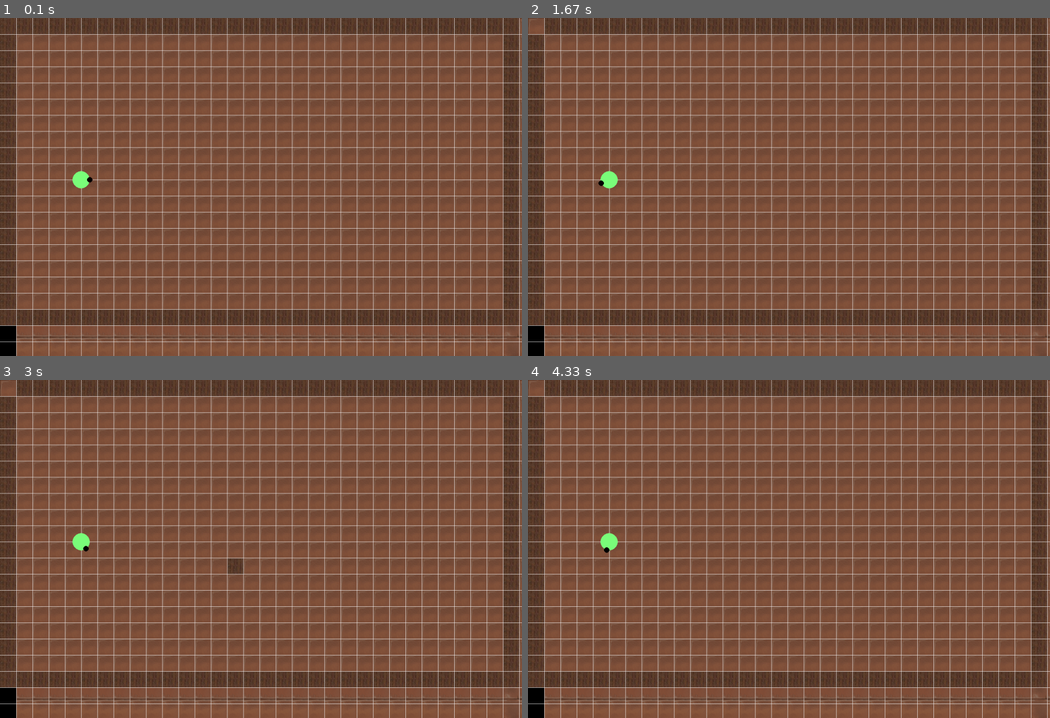
Above: before the commit, frames 1-4 (two rows, left to right).
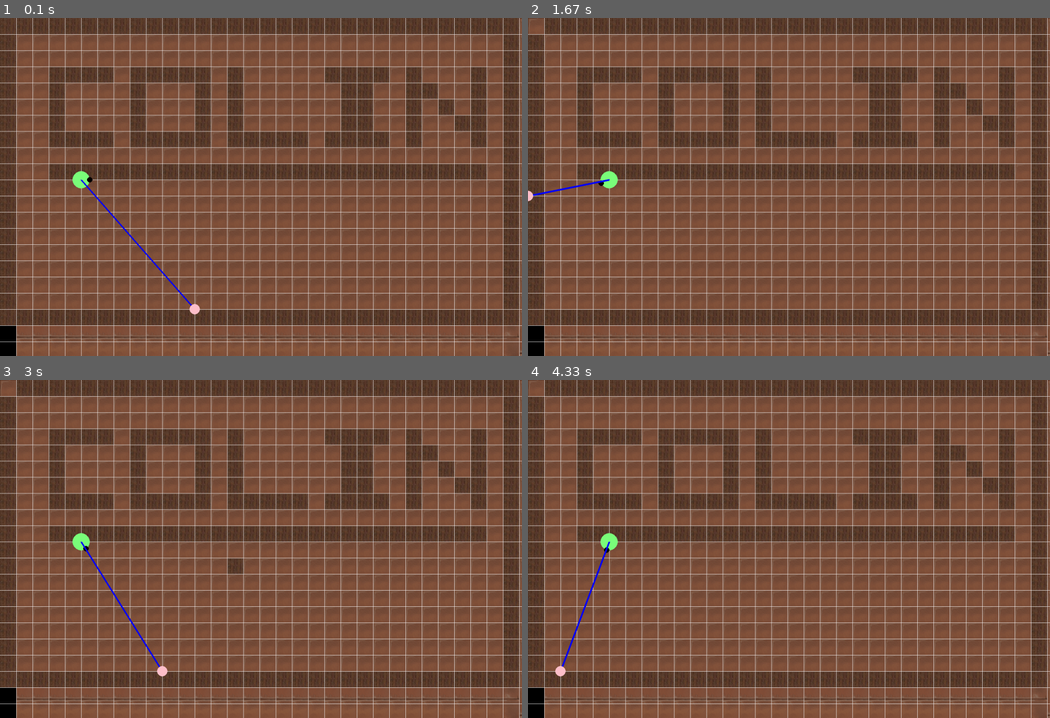
Above: after the commit, the same moments.

Repository: Best-code/Raycast
Game: pygame game, started from game.py
Same seed, same stepped clock (60 frames per second), same inputs: the game is played once before the commit and once after it.
Inputs (mouse positions are in pixels of both pictures, inside the frame that each line leads up to):
- Up to frame 1 (0.1 s): no input
- Up to frame 2 (1.67 s): tap C at 0.33 s; hold Right 0.67-1.13 s; move the mouse to (768, 200) at 0.7 s; hold Right 1.17-1.63 s
- Up to frame 3 (3 s): hold Left 1.67-2.2 s; tap C at 1.82 s; hold Left 2.23-2.63 s; hold Right from 2.67 s (still down)
- Up to frame 4 (4.33 s): release Right at 3.3 s; hold Left 3.33-3.8 s; tap C at 3.48 s; hold Right 3.83-4.3 s

The runs differ from the first frame. In frame 1, 11% of the frame differs, in the area x 9-100%, y 14-100%; in frame 2, 11%; in frame 3, 11%; in frame 4, 11%.

Commit message:
Map editor working

Diff:
--- a/Circle.py
+++ b/Circle.py
@@ -21,9 +21,12 @@
         self.map = map
 
     def placePlanet(self):
+        pass
+    """
       if pygame.key.get_pressed()[K_SPACE]:
         self.keyX = pygame.mouse.get_pos()[0]
         self.keyY = pygame.mouse.get_pos()[1]
+    """
 
     def draw(self, surface):
         self.pos = (self.keyX,self.keyY)
--- a/RaycastGame.py
+++ b/RaycastGame.py
@@ -40,7 +40,6 @@
     def update(self):
       self.planet.update()
       self.wasd.update()
-      self.raycast.update()
 
     def run(self):
         # Game loop.
@@ -61,6 +60,7 @@
             self.update()
             # Draw
             self.draw()
+            self.raycast.update()
 
 
             pygame.display.flip()
--- a/map copy.txt
+++ b/map copy.txt
@@ -1,19 +1,19 @@
-11111111111111111111111111111111
-10000000000000000000000000000001
-10000000000000000000000000000001
-10000000000000000000000000000001
-10000000000000000000000000000001
-10000000000000000000000000000001
-10000000000000000000000000000001
-10000000000000000000000000000001
-10000000000000000000000000000001
-10000000000000000000000000000001
-10000000000000000000000000000001
-10000000000000000000000000000001
-10000000000000000000000000000001
-10000000000000000000000000000001
-10000000000000000000000000000001
-10000000000000000000000000000001
-10000000000000000000000000000001
-10000000000000000000000000000001
-11111111111111111111111111111111
+1 1 1 1 1 1 1 1 1 1 1 1 1 1 1 1 1 1 1 1 1 1 1 1 1 1 1 1 1 1 1 1
+1 0 0 0 0 0 0 0 0 0 0 0 0 0 0 0 0 0 0 0 0 0 0 0 0 0 0 0 0 0 0 1
+1 0 0 0 0 0 0 0 0 0 0 0 0 0 0 0 0 0 0 0 0 0 0 0 0 0 0 0 0 0 0 1
+1 0 0 0 0 0 0 0 0 0 0 0 0 0 0 0 0 0 0 0 0 0 0 0 0 0 0 0 0 0 0 1
+1 0 0 0 0 0 0 0 0 0 0 0 0 0 0 0 0 0 0 0 0 0 0 0 0 0 0 0 0 0 0 1
+1 0 0 0 0 0 0 0 0 0 0 0 0 0 0 0 0 0 0 0 0 0 0 0 0 0 0 0 0 0 0 1
+1 0 0 0 0 0 0 0 0 0 0 0 0 0 0 0 0 0 0 0 0 0 0 0 0 0 0 0 0 0 0 1
+1 0 0 0 0 0 0 0 0 0 0 0 0 0 0 0 0 0 0 0 0 0 0 0 0 0 0 0 0 0 0 1
+1 0 0 0 0 0 0 0 0 0 0 0 0 0 0 0 0 0 0 0 0 0 0 0 0 0 0 0 0 0 0 1
+1 0 0 0 0 0 0 0 0 0 0 0 0 0 0 0 0 0 0 0 0 0 0 0 0 0 0 0 0 0 0 1
+1 0 0 0 0 0 0 0 0 0 0 0 0 0 0 0 0 0 0 0 0 0 0 0 0 0 0 0 0 0 0 1
+1 0 0 0 0 0 0 0 0 0 0 0 0 0 0 0 0 0 0 0 0 0 0 0 0 0 0 0 0 0 0 1
+1 0 0 0 0 0 0 0 0 0 0 0 0 0 0 0 0 0 0 0 0 0 0 0 0 0 0 0 0 0 0 1
+1 0 0 0 0 0 0 0 0 0 0 0 0 0 0 0 0 0 0 0 0 0 0 0 0 0 0 0 0 0 0 1
+1 0 0 0 0 0 0 0 0 0 0 0 0 0 0 0 0 0 0 0 0 0 0 0 0 0 0 0 0 0 0 1
+1 0 0 0 0 0 0 0 0 0 0 0 0 0 0 0 0 0 0 0 0 0 0 0 0 0 0 0 0 0 0 1
+1 0 0 0 0 0 0 0 0 0 0 0 0 0 0 0 0 0 0 0 0 0 0 0 0 0 0 0 0 0 0 1
+1 0 0 0 0 0 0 0 0 0 0 0 0 0 0 0 0 0 0 0 0 0 0 0 0 0 0 0 0 0 0 1
+1 1 1 1 1 1 1 1 1 1 1 1 1 1 1 1 1 1 1 1 1 1 1 1 1 1 1 1 1 1 1 1
--- a/map.py
+++ b/map.py
@@ -34,7 +34,6 @@
         """
         self.gameMap=[[""]*33]*19
         self.loadMap()
-        #self.printMap()
         self.wallMap = {}
         self.getMap()
 
@@ -46,12 +45,6 @@
         with open("map.txt") as file:
             for indexY, line in enumerate(file):
                 self.gameMap[indexY] = line.split(' ')
-
-        self.printMap()
-
-    def printMap(self):
-        for y in self.gameMap:
-            print(y)
 
     def editMap(self):
         if not pygame.key.get_pressed()[K_c]:
@@ -68,6 +61,11 @@
             self.gameMap[mouseY][mouseX] = "1"
         self.wallMap.clear()
         self.getMap()
+
+        with open("map.txt", 'w') as file:
+            for y in self.gameMap:
+                for x in y:
+                    file.write(x+(" " if x!= "\n" else ""))
 
     def update(self):
         self.editMap()
--- a/map.txt
+++ b/map.txt
@@ -1,13 +1,13 @@
 1 1 1 1 1 1 1 1 1 1 1 1 1 1 1 1 1 1 1 1 1 1 1 1 1 1 1 1 1 1 1 1
 1 _ _ _ _ _ _ _ _ _ _ _ _ _ _ _ _ _ _ _ _ _ _ _ _ _ _ _ _ _ _ 1
 1 _ _ _ _ _ _ _ _ _ _ _ _ _ _ _ _ _ _ _ _ _ _ _ _ _ _ _ _ _ _ 1
+1 _ _ 1 1 1 1 _ 1 1 1 1 1 _ 1 _ _ _ _ _ 1 1 1 1 _ 1 _ _ _ 1 _ 1
+1 _ _ 1 _ _ _ _ 1 _ _ _ 1 _ 1 _ _ _ _ _ _ 1 1 _ _ 1 1 _ _ 1 _ 1
+1 _ _ 1 _ _ _ _ 1 _ _ _ 1 _ 1 _ _ _ _ _ _ 1 1 _ _ 1 _ 1 _ 1 _ 1
+1 _ _ 1 _ _ _ _ 1 _ _ _ 1 _ 1 _ _ _ _ _ _ 1 1 _ _ 1 _ _ 1 1 _ 1
+1 _ _ 1 1 1 1 _ 1 1 1 1 1 _ 1 1 1 1 1 _ 1 1 1 1 _ 1 _ _ _ 1 _ 1
 1 _ _ _ _ _ _ _ _ _ _ _ _ _ _ _ _ _ _ _ _ _ _ _ _ _ _ _ _ _ _ 1
-1 _ _ _ _ _ _ _ _ _ _ _ _ _ _ _ _ _ _ _ _ _ _ _ _ _ _ _ _ _ _ 1
-1 _ _ _ _ _ _ _ _ _ _ _ _ _ _ _ _ _ _ _ _ _ _ _ _ _ _ _ _ _ _ 1
-1 _ _ _ _ _ _ _ _ _ _ _ _ _ _ _ _ _ _ _ _ _ _ _ _ _ _ _ _ _ _ 1
-1 _ _ _ _ _ _ _ _ _ _ _ _ _ _ _ _ _ _ _ _ _ _ _ _ _ _ _ _ _ _ 1
-1 _ _ _ _ _ _ _ _ _ _ _ _ _ _ _ _ _ _ _ _ _ _ _ _ _ _ _ _ _ _ 1
-1 _ _ _ _ _ _ _ _ _ _ _ _ _ _ _ _ _ _ _ _ _ _ _ _ _ _ _ _ _ _ 1
+1 _ _ 1 1 1 1 1 1 1 1 1 1 1 1 1 1 1 1 1 1 1 1 1 1 1 1 1 1 1 _ 1
 1 _ _ _ _ _ _ _ _ _ _ _ _ _ _ _ _ _ _ _ _ _ _ _ _ _ _ _ _ _ _ 1
 1 _ _ _ _ _ _ _ _ _ _ _ _ _ _ _ _ _ _ _ _ _ _ _ _ _ _ _ _ _ _ 1
 1 _ _ _ _ _ _ _ _ _ _ _ _ _ _ _ _ _ _ _ _ _ _ _ _ _ _ _ _ _ _ 1
